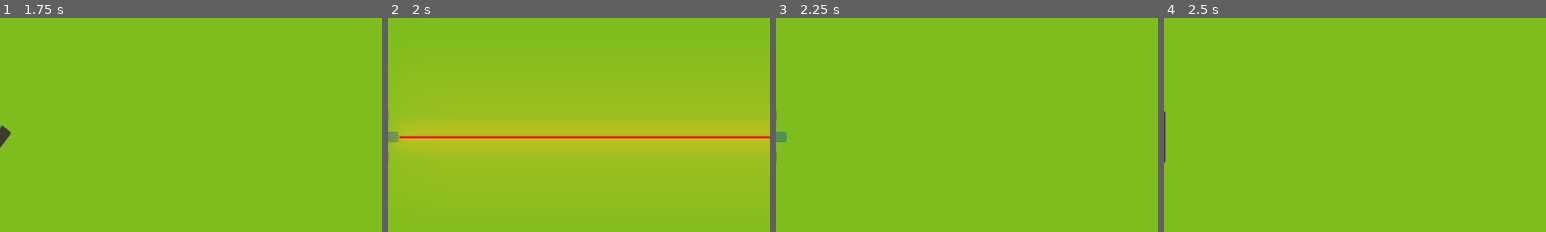
Above: before the commit, frames 1-4 (left to right).
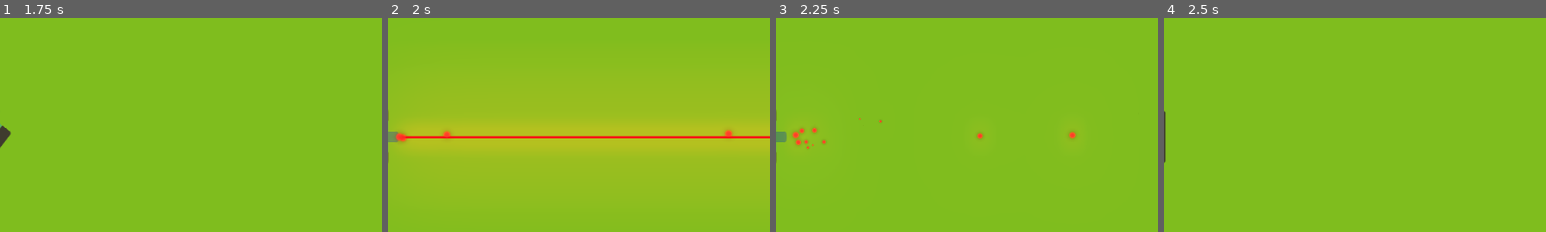
Above: after the commit, the same moments.

Repository: lendroit/tanktank
Game: Godot game, scene res://World.tscn
The game is run twice, just before and just after one commit, with the same random seed, the same clock (stepped at 60 frames per second) and the same inputs.
Inputs:
- Up to frame 1 (1.75 s): tap Enter (end_turn_p1) at 0.5 s; hold Enter (end_turn_p1) 0.53-1.28 s; hold Right (rotate_right_p1) from 0.53 s (still down); tap Space (shoot_p1) at 1.25 s; tap E (end_turn_p2) at 1.35 s
- Up to frame 2 (2 s): keep holding Right (rotate_right_p1)
- Up to frame 3 (2.25 s): release Right (rotate_right_p1) at 2.03 s; hold Left (rotate_left_p1) from 2.03 s (still down); hold S (move_backward_p2) from 2.03 s (still down)
- Up to frame 4 (2.5 s): keep holding Left (rotate_left_p1); keep holding S (move_backward_p2)
The pictures show only the part of the screen within x 47-97%, y 50-100%; the shares and areas given below are measured in that part.

Frame 1 is identical in both runs. In frame 2, 0.2% of the frame differs, in the area x 2-91%, y 52-59%; in frame 3, 0.3%, in the area x 4-79%, y 46-62%; in frame 4, nothing differs.

Commit message:
feature: add particles

Diff:
--- a/Grid.gd
+++ b/Grid.gd
@@ -89,7 +89,7 @@
 			return step
 		step+=1
 
-	return null
+	return step
 
 func impact_object(position: Vector2):
 	var object = object_positions[position.y][position.x]
--- a/Tank/Laser.gd
+++ b/Tank/Laser.gd
@@ -1,6 +1,8 @@
 extends Line2D
 
 onready var tween = $Tween
+onready var cannonParticles = $CannonParticles
+onready var beamParticles = $BeamParticles
 
 const GRID_SIZE = 128
 const WIDTH = 10
@@ -9,12 +11,23 @@
 	# Leave points in the editor then clear points here
 	# so that we may visualize the laser in the editor
 	self.clear_points()
+#	pass
 
 func shoot(length):
 	var draw_length = length if length != null else 100
+	var draw_world_length = (draw_length - 0.5) * -GRID_SIZE
 
+	self.clear_points()
 	self.add_point(Vector2(0, 0))
-	self.add_point(Vector2(0, (draw_length - 0.5) * -GRID_SIZE))
+	self.add_point(Vector2(0, draw_world_length))
+
+	cannonParticles.emitting = true
+	beamParticles.emitting = true
+
+	beamParticles.position.y = draw_world_length * 0.5
+	beamParticles.process_material.emission_box_extents.x = WIDTH
+	beamParticles.process_material.emission_box_extents.y = draw_world_length * 0.5
+
 	tween.interpolate_property(
 		self,
 		"width",
@@ -37,3 +50,6 @@
 		Tween.EASE_IN_OUT
 	)
 	tween.start()
+	yield(tween, "tween_completed")
+	cannonParticles.emitting = false
+	beamParticles.emitting = false
--- a/Tank/Laser.tscn
+++ b/Tank/Laser.tscn
@@ -1,6 +1,9 @@
-[gd_scene load_steps=2 format=2]
+[gd_scene load_steps=5 format=2]
 
 [ext_resource path="res://Tank/Laser.gd" type="Script" id=1]
+[ext_resource path="res://Tank/circle_05.png" type="Texture" id=2]
+[ext_resource path="res://Tank/LaserBeamParticles.tres" type="Material" id=3]
+[ext_resource path="res://Tank/LaserParticles.tres" type="Material" id=4]
 
 [node name="Laser" type="Line2D"]
 modulate = Color( 1.1, 1.1, 1.1, 1 )
@@ -10,3 +13,18 @@
 script = ExtResource( 1 )
 
 [node name="Tween" type="Tween" parent="."]
+
+[node name="CannonParticles" type="Particles2D" parent="."]
+emitting = false
+amount = 10
+lifetime = 0.3
+process_material = ExtResource( 4 )
+texture = ExtResource( 2 )
+
+[node name="BeamParticles" type="Particles2D" parent="."]
+emitting = false
+amount = 10
+lifetime = 0.3
+local_coords = false
+process_material = ExtResource( 3 )
+texture = ExtResource( 2 )
--- /dev/null
+++ b/Tank/LaserBeamParticles.tres
@@ -0,0 +1,20 @@
+[gd_resource type="ParticlesMaterial" load_steps=3 format=2]
+
+[sub_resource type="Curve" id=1]
+_data = [ Vector2( 0.00314466, 1 ), 0.0, -0.220979, 0, 0, Vector2( 1, 0 ), 0.0, 0.0, 0, 0 ]
+
+[sub_resource type="CurveTexture" id=2]
+curve = SubResource( 1 )
+
+[resource]
+emission_shape = 2
+emission_box_extents = Vector3( 1, 1, 1 )
+flag_disable_z = true
+direction = Vector3( 0, -1, 0 )
+gravity = Vector3( 0, 0, 0 )
+initial_velocity = 160.92
+orbit_velocity = 0.0
+orbit_velocity_random = 0.0
+scale = 0.05
+scale_curve = SubResource( 2 )
+color = Color( 2, 0.17, 0.17, 1 )
--- /dev/null
+++ b/Tank/LaserParticles.tres
@@ -0,0 +1,18 @@
+[gd_resource type="ParticlesMaterial" load_steps=3 format=2]
+
+[sub_resource type="Curve" id=2]
+_data = [ Vector2( 0.00314466, 1 ), 0.0, -0.220979, 0, 0, Vector2( 1, 0 ), 0.0, 0.0, 0, 0 ]
+
+[sub_resource type="CurveTexture" id=3]
+curve = SubResource( 2 )
+
+[resource]
+flag_disable_z = true
+direction = Vector3( 0, -1, 0 )
+gravity = Vector3( 0, 0, 0 )
+initial_velocity = 160.92
+orbit_velocity = 0.0
+orbit_velocity_random = 0.0
+scale = 0.05
+scale_curve = SubResource( 3 )
+color = Color( 2, 0.17, 0.17, 1 )
Binary file added: Tank/circle_05.png
Not shown, added: Tank/circle_05.png.import
